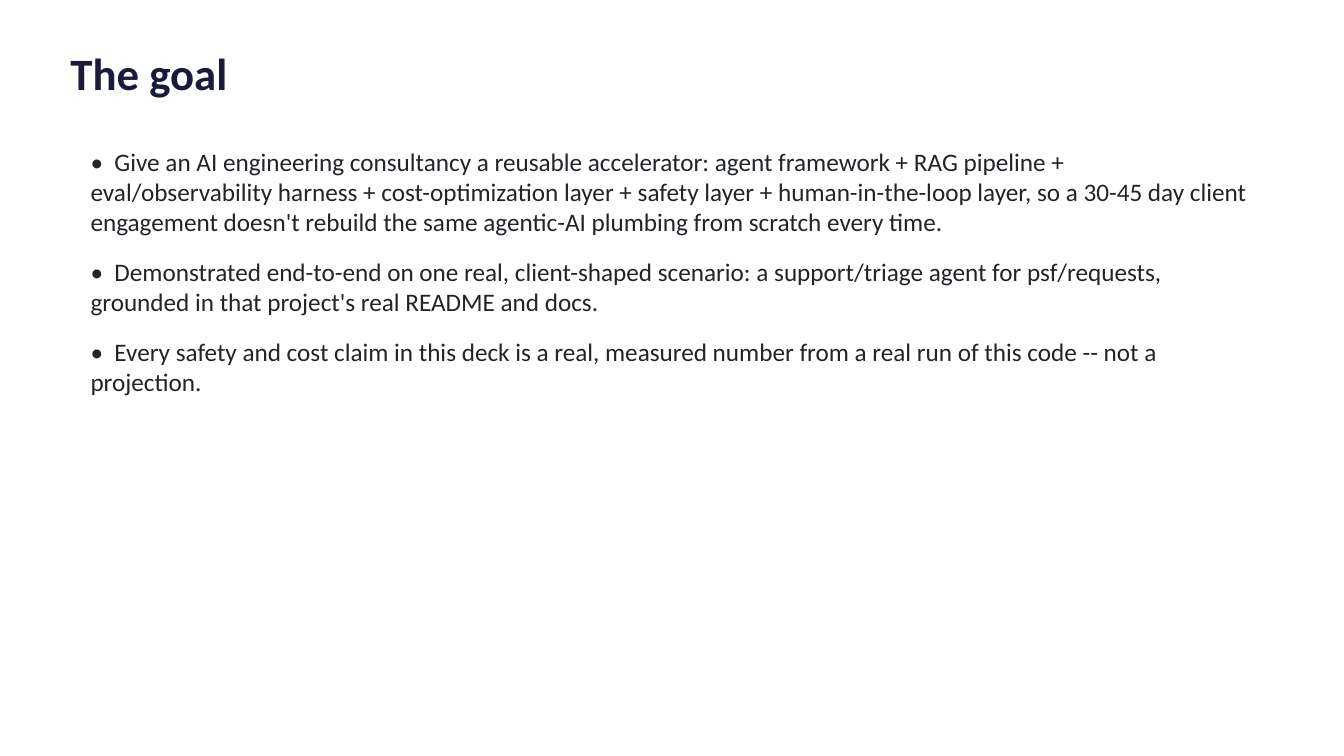
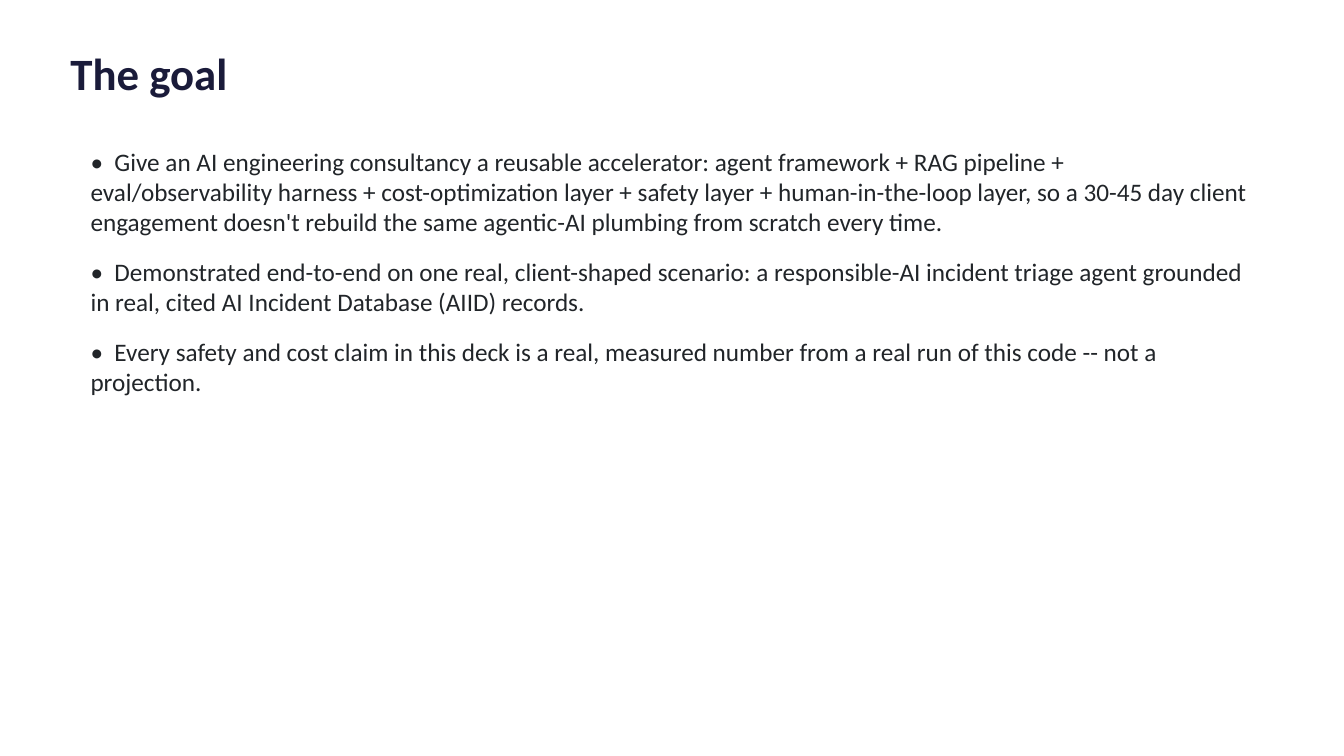
Before and after one commit to Midasyannkc/Sprintforge, a slide deck: slide 2 of docs/SprintForge_Executive_Summary.pptx. Drawn at 1344x756 pixels with LibreOffice and Linux fonts; fonts in the diff are those of the drawing. Boxes give left, top, right and bottom in pixels: in the first picture for what was removed or moved away, otherwise in the second. Text is boxed around its words. In the diff, an @@ line names an element or a change of style, - is before the commit and + after.

```diff
--- a/docs/SprintForge_Executive_Summary.pptx
+++ b/docs/SprintForge_Executive_Summary.pptx
@@ text at <box>91,263,1242,315</box>: text changed @@
-• Demonstrated end-to-end on one real, client-shaped scenario: a support/triage agent for psf/requests, grounded in that project's real README and docs.
+• Demonstrated end-to-end on one real, client-shaped scenario: a responsible-AI incident triage agent grounded in real, cited AI Incident Database (AIID) records.
```
Also in this commit, not shown: 5 other slides changed, 2 other files.
